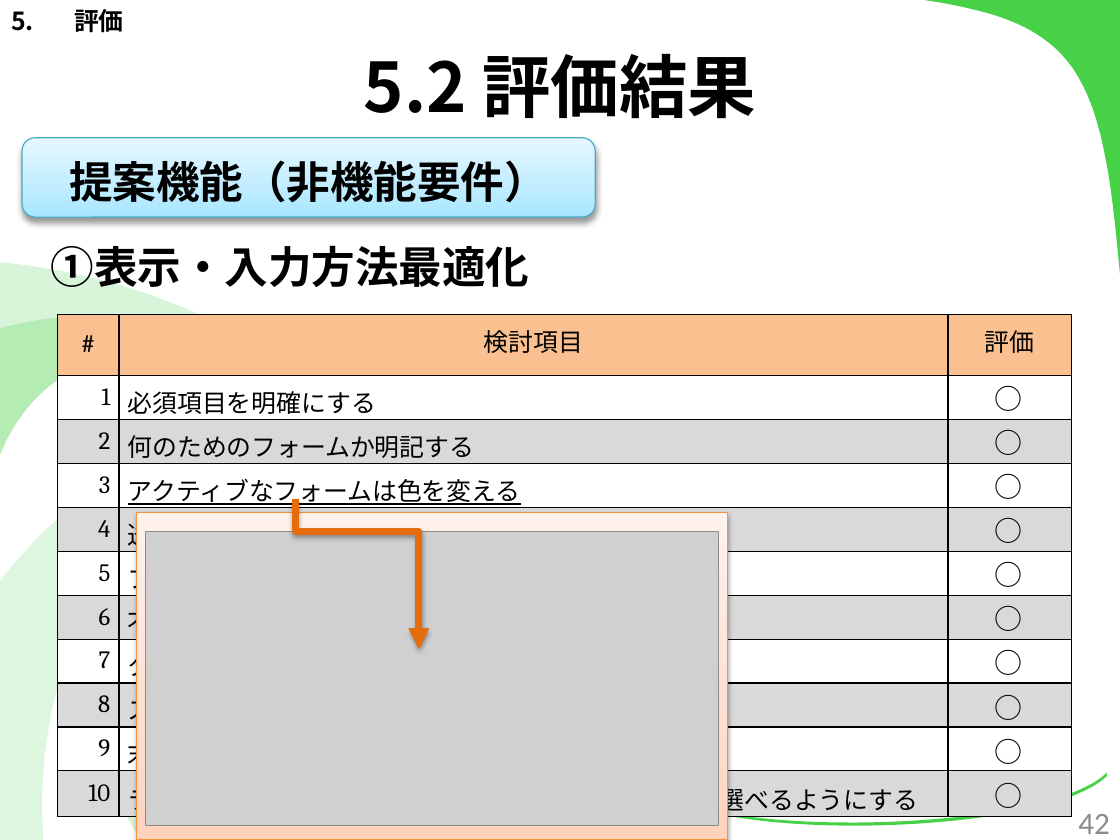
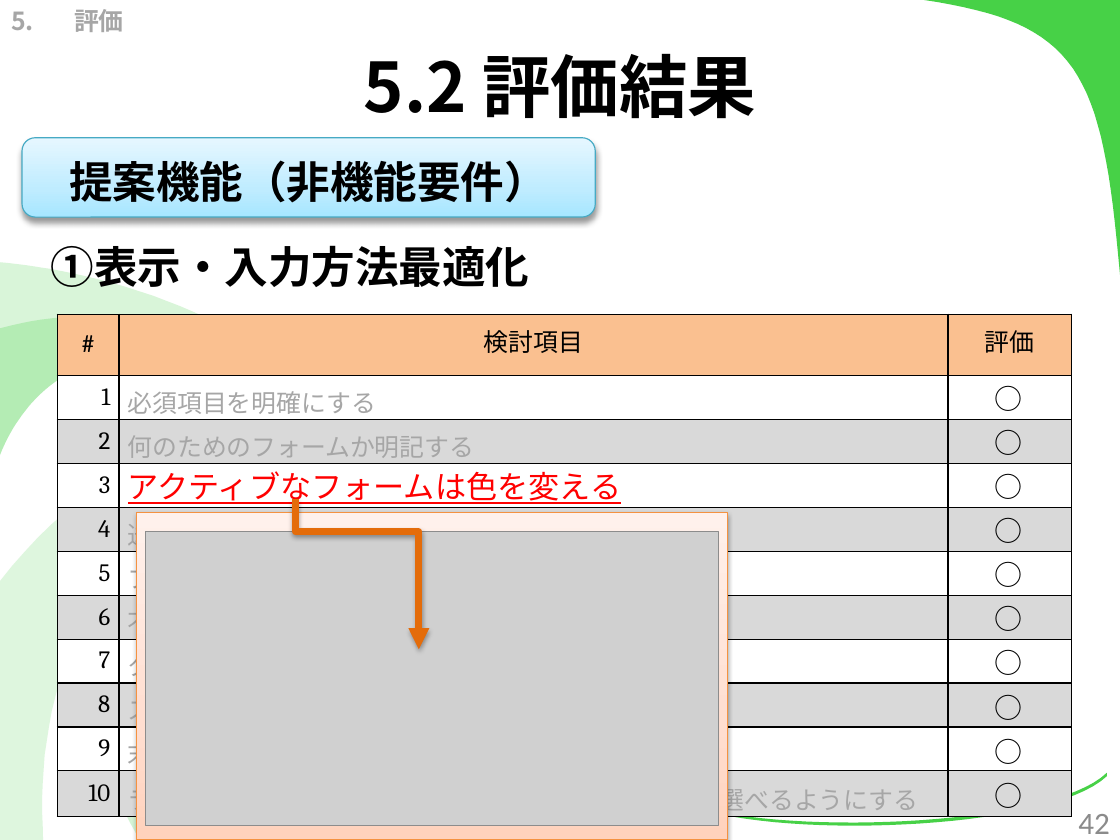
Before and after one commit to kotaro0717/Report-Management, a slide deck: slide 42 of PowerPoint/report_hokada.pptx. Drawn at 1120x840 pixels with LibreOffice and Linux fonts; fonts in the diff are those of the drawing; grey boxes stand for pictures. Boxes give left, top, right and bottom in pixels: in the first picture for what was removed or moved away, otherwise in the second. Text is boxed around its words. In the diff, an @@ line names an element or a change of style, - is before the commit and + after.

```diff
--- a/PowerPoint/report_hokada.pptx
+++ b/PowerPoint/report_hokada.pptx
@@ text "評価" at box(74, 9, 124, 32): text colour #000000 to #A6A6A6 @@
@@ table at box(57, 315, 1071, 820) @@
@@ text colour #000000 to #A6A6A6 in "必須項目を明確にする", "何のためのフォームか明記する", "送信ボタンの表現を変える", "フォームの項目は垂直にする" and 5 more places @@
@@ size 16 to 20 pt, text colour #000000 to #FF0000 in "アクティブなフォームは色を変える" @@
```
Also in this commit, not shown: 37 other slides changed, 5 slides added.
